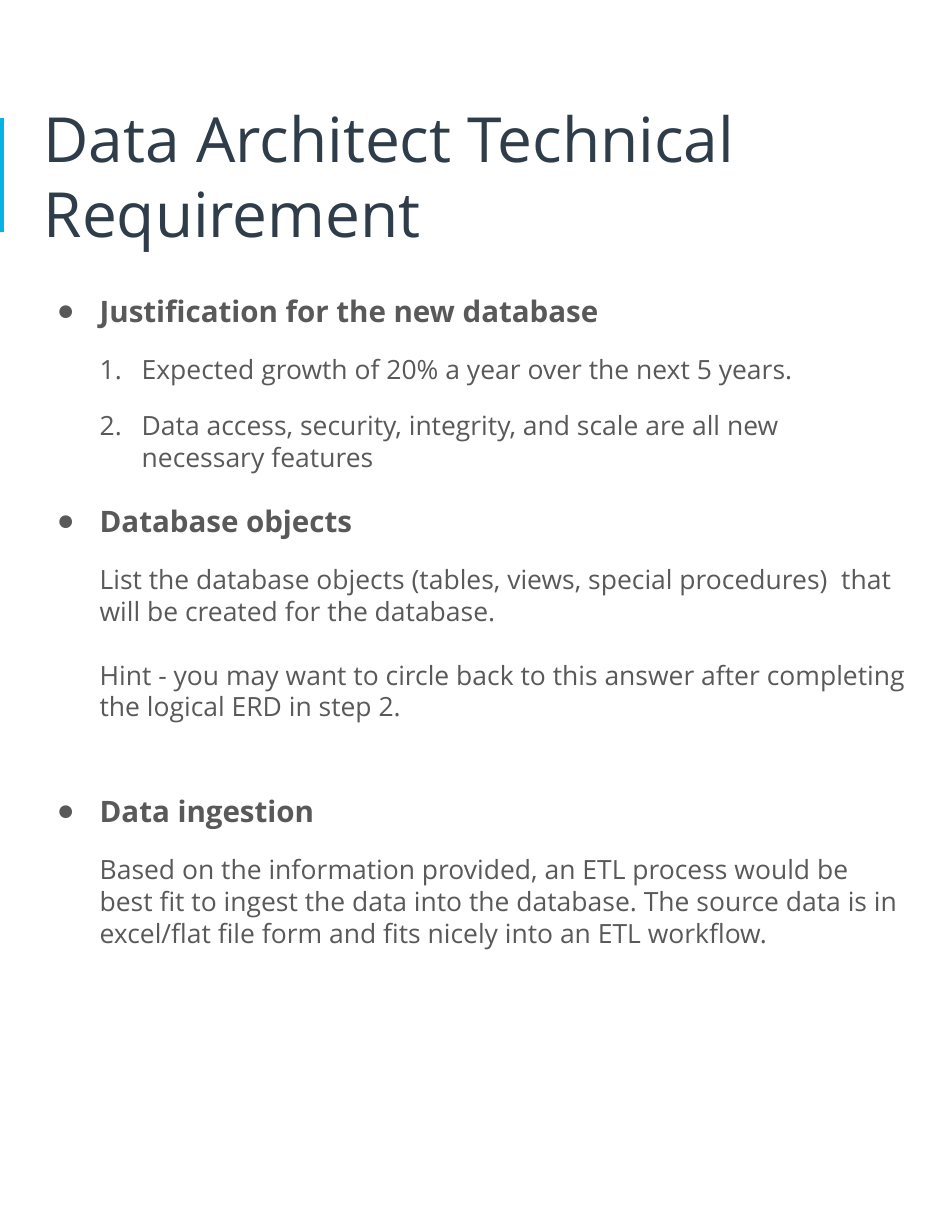
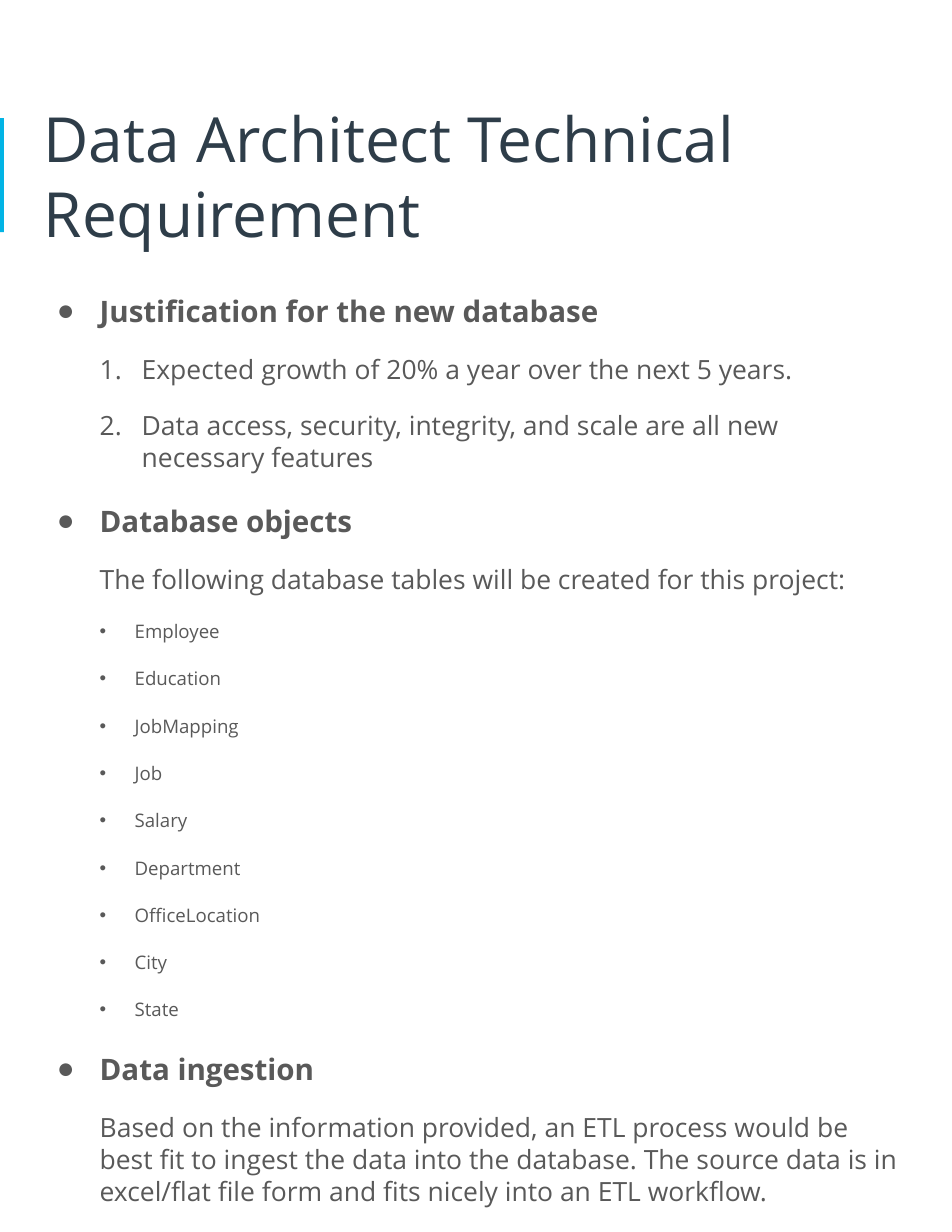
Before and after one commit to elok/Data-Architect-ND-HR-Database, a slide deck: slide 7 of Proposal.pptx. Drawn at 952x1232 pixels with LibreOffice and Linux fonts; fonts in the diff are those of the drawing. Boxes give left, top, right and bottom in pixels: in the first picture for what was removed or moved away, otherwise in the second. Text is boxed around its words. In the diff, an @@ line names an element or a change of style, - is before the commit and + after.

Commit message:
updated proposal with answers, adding screenshots

```diff
--- a/Proposal.pptx
+++ b/Proposal.pptx
@@ text at [100, 569, 845, 1016]: text changed; size 17 to 12 pt @@
-List the database objects (tables, views, special procedures) that will be created for the database.
-Hint - you may want to circle back to this answer after completing the logical ERD in step 2.
+The following database tables will be created for this project:
+• Employee
+• Education
+• JobMapping
+• Job
+• Salary
+• Department
+• OfficeLocation
+• City
+• State
```
Also in this commit, not shown: 12 other slides changed, 4 other files.
